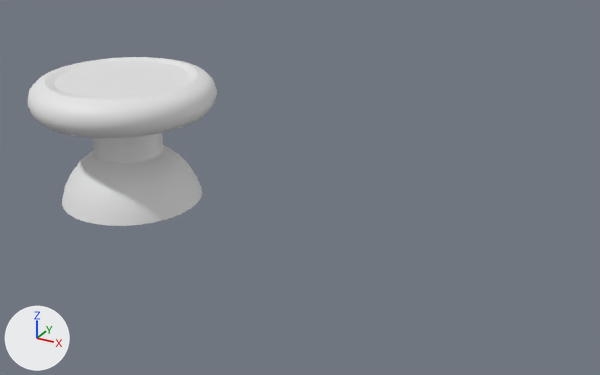
What one commit did to the Blender file thumb-joystick-knob.blend.
Rendered twice from a 50 mm lens placed at (7.29, -8.32, 5.05), pointed at (2.71, -0.01, 0.89). The axes (+X, +Y, +Z) are drawn at lower left. The lights are the same throughout. The older version comes first.

The scene before the commit, as lines of its bpy script (objects in view):
```python
me_円柱_002 = bpy.data.meshes.new('円柱.002')
me_円柱_002.from_pydata(...)  # 1154 vertices, 1094 faces; spans x -1.29..1.29, y -1.29..1.29, z -7.09..1.15
me_円柱_002.polygons.foreach_set('use_smooth', [True] * 1094)
ob_円柱_001 = bpy.data.objects.new('円柱.001', me_円柱_002)
ob_円柱_001.location = (0.0, 0.0, 1.699)
ob_円柱_001.scale = (0.97, 0.97, 0.212)
```
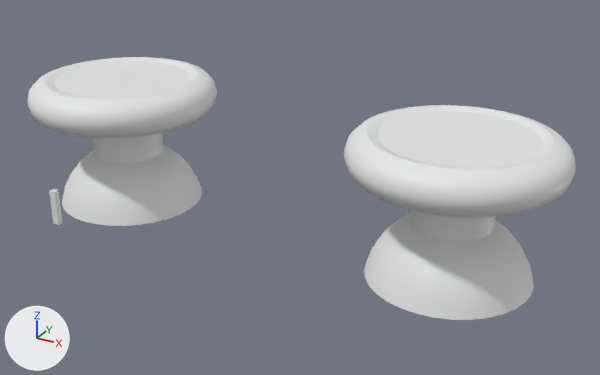
The newer file is also rescaled (x1.859), turned or shifted as a whole; pictures and numbers use the older file's frame.

What differs and where, as boxes (x1, y1, x2, y2) in the pictures (600 x 375 px):
```json
{"object": "thumb-joystick-knob.001", "change": "added", "after": [344, 105, 576, 320]}
{"object": "立方体", "change": "added", "after": [49, 189, 63, 225]}
```

Edits to the scene script, one JSON object a line:
```json
{"op": "add", "block": "me_立方体", "code": ["me_立方体 = bpy.data.meshes.new('立方体')", "me_立方体.from_pydata(...)  # a box spanning x -1.0..1.0, y -1.0..1.0, z -1.0..1.0"]}
{"op": "add", "block": "ob_thumb_joystick_knob_001", "code": ["ob_thumb_joystick_knob_001 = bpy.data.objects.new('thumb-joystick-knob.001', me_円柱_002.copy())  # the mesh of ob_円柱_001", "ob_thumb_joystick_knob_001.location = (4.687, 0.0, 1.699)", "ob_thumb_joystick_knob_001.scale = (0.97, 0.97, 0.212)"]}
{"op": "add", "block": "ob_立方体", "code": ["ob_立方体 = bpy.data.objects.new('立方体', me_立方体)", "ob_立方体.location = (0.0, -1.458, 0.61)", "ob_立方体.scale = (0.0453, 0.034, 0.227)"]}
```
